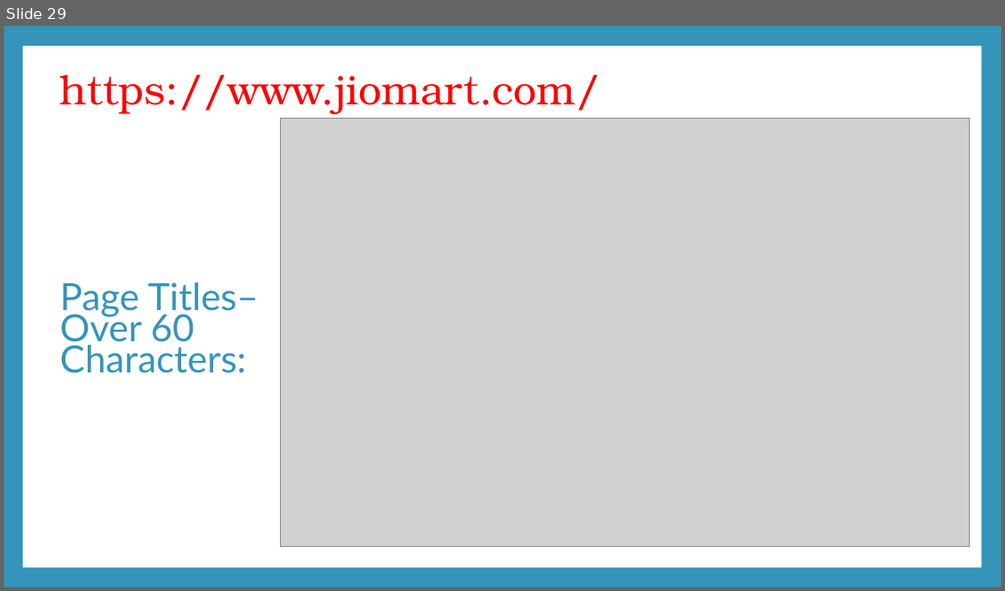
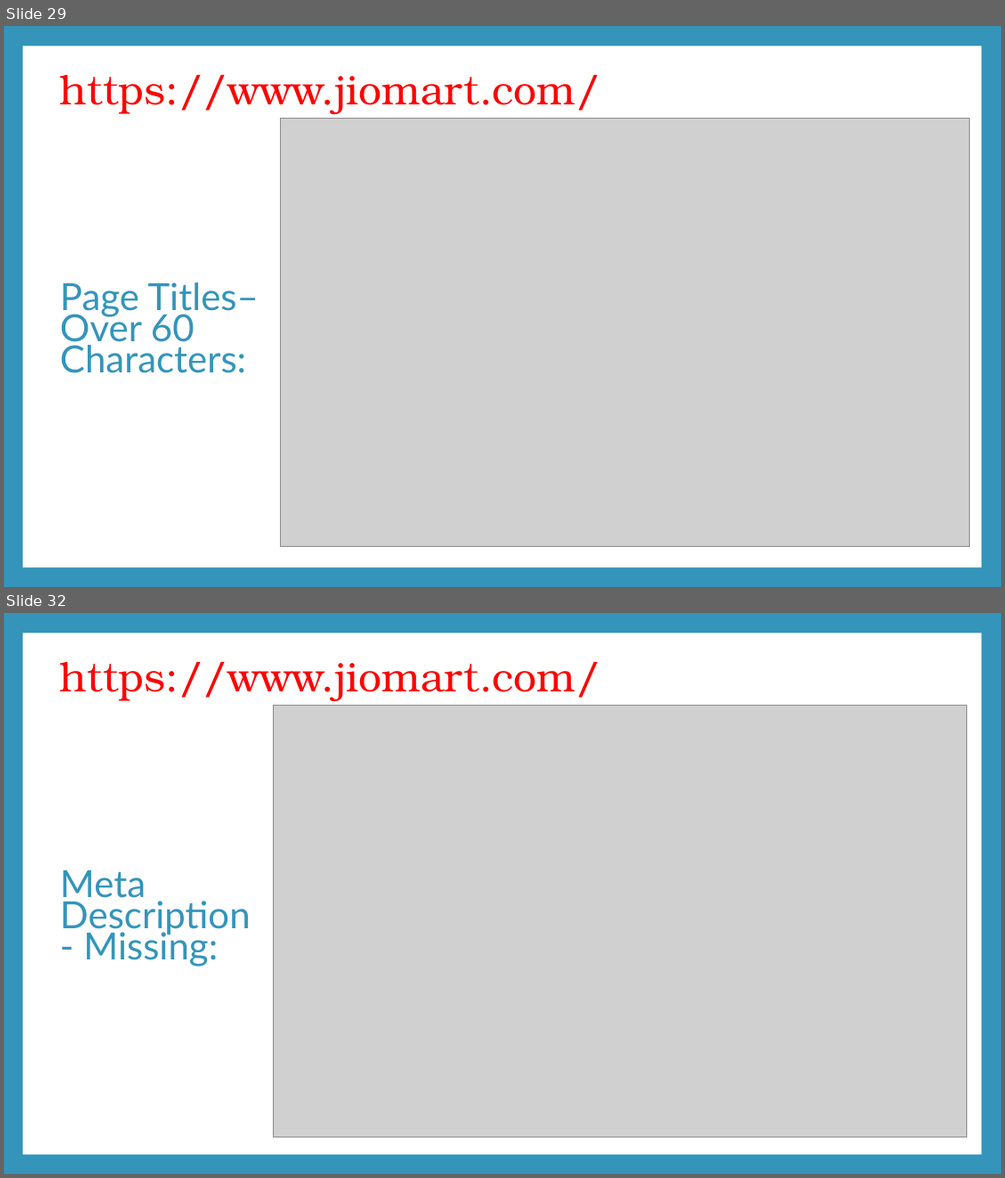
Before and after one commit to Resh-Digi/Resh-DM-Task, a slide deck: SCREAMING FROG.pptx. Shown one above the other, each under a label of ours: slide 29 before the commit, slides 29 and 32 after it; the slides between them are not shown. The pictures are 1005x591 and 1005x1178 pixels, drawn with LibreOffice and Linux fonts; fonts in the diff are those of the drawing; grey boxes stand for pictures. Boxes give left, top, right and bottom in pixels: in the first picture for what was removed or moved away, otherwise in the second. Text is boxed around its words. In the diff, an @@ line names an element or a change of style, - is before the commit and + after.

```diff
--- a/SCREAMING FROG.pptx
+++ b/SCREAMING FROG.pptx
@@ slide 32 added at (4, 613, 1001, 1174), background #3494BA; not listed: 1 template element that a slide beside it also shows @@
@@ title added at (60, 662, 600, 701), 39.6 pt, text #FF0000 @@
+https://www.jiomart.com/
@@ picture added at (273, 705, 967, 1137) @@
@@ text added at (60, 870, 251, 966), 36 pt, text #3494BA @@
+Meta Description - Missing:
```
Also in this commit, not shown: 1 slide changed, 4 other slides added, 1 other file.
